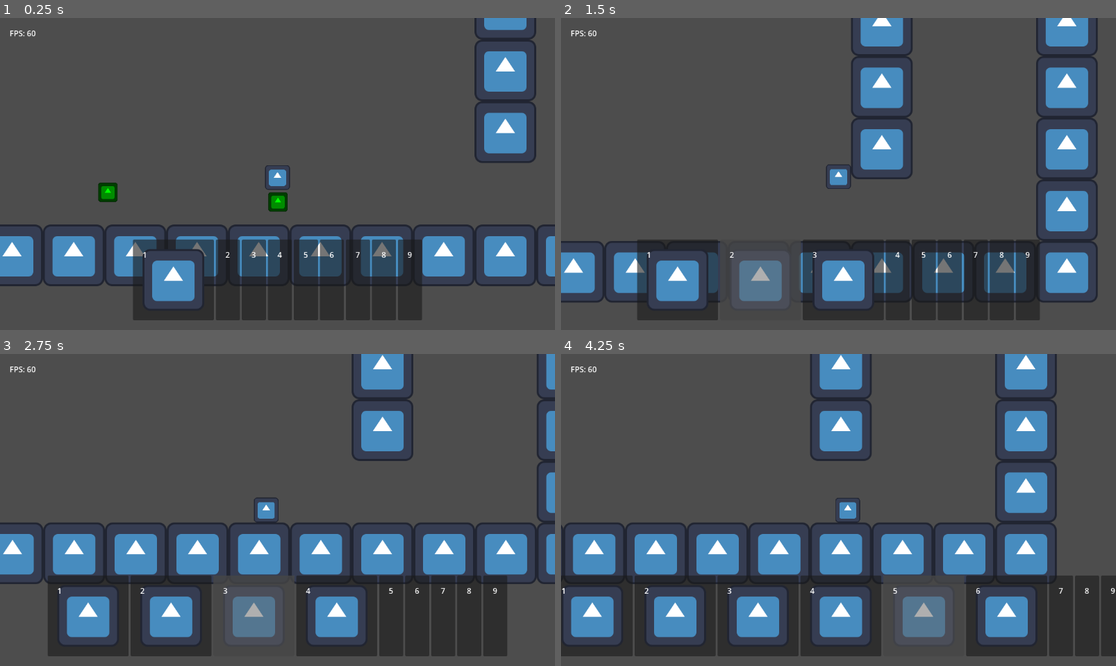
Above: before the commit, frames 1-4 (two rows, left to right).
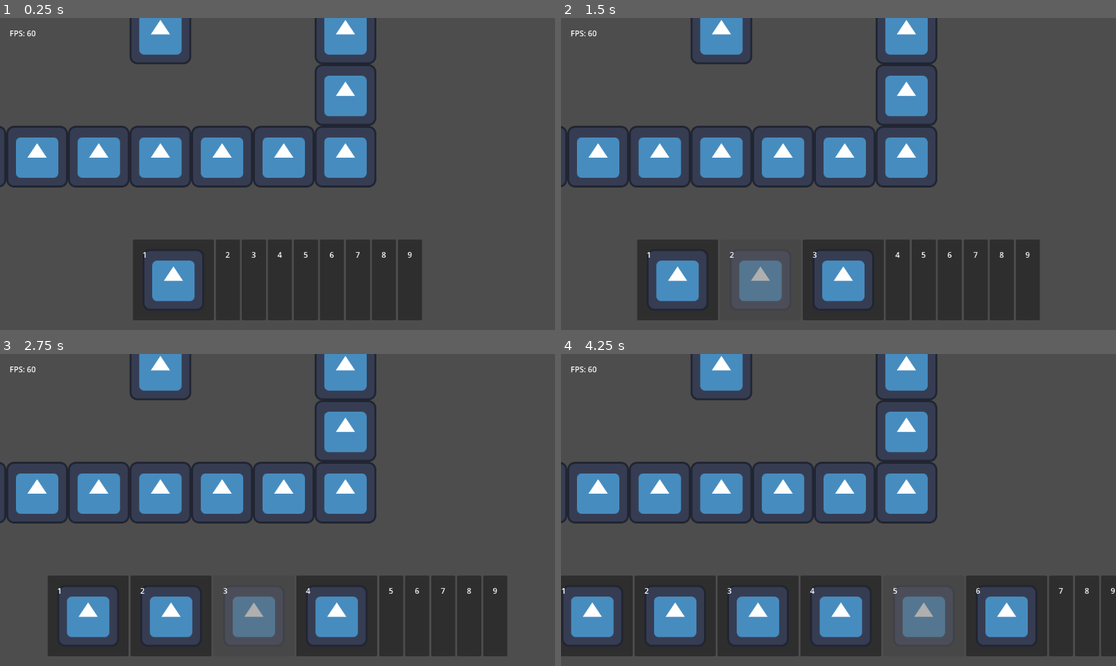
Above: after the commit, the same moments.

Repository: TheHumanMRP/RPG-Life-Tracker
Game: Godot game, scene res://Folders/Systems/Main/Scenes/main_scene.tscn
Two runs of this game, one before a commit and one after it. Both use one fixed random seed, a clock stepped at 60 frames per second and the inputs below. The engine's default icon, where the game draws it, is replaced by a stand-in: a white triangle on a blue panel in a dark square.
Inputs (mouse positions are in pixels of both pictures, inside the frame that each line leads up to):
- Up to frame 1 (0.25 s): no input
- Up to frame 2 (1.5 s): move the mouse to (733, 280) at 0.52 s; hold D (move_right) from 0.53 s (still down); tap I (add_test_sword) at 0.6, 1.35 s; click (733, 280) at 0.67 s; tap Space (jump) at 0.77 s; move the mouse to (788, 280) at 1.27 s; click (788, 280) at 1.42 s
- Up to frame 3 (2.75 s): tap Space (jump) at 1.52 s; move the mouse to (283, 616) at 2.02 s; release D (move_right) at 2.03 s; hold A (move_left) from 2.03 s (still down); tap I (add_test_sword) at 2.1 s; click (283, 616) at 2.17 s
- Up to frame 4 (4.25 s): move the mouse to (899, 616) at 2.77 s; release A (move_left) at 2.78 s; hold D (move_right) from 2.78 s (still down); tap I (add_test_sword) at 2.85, 3.6 s; click (899, 616) at 2.92 s; tap Space (jump) at 3.02, 3.77 s; move the mouse to (949, 616) at 3.52 s; click (949, 616) at 3.67 s

The runs differ from the first frame. In frame 1, 24% of the frame differs, in the area x 0-100%, y 0-86%; in frame 2, 23%; in frame 3, 24%; in frame 4, 26%, in the area x 0-90%, y 0-74%.
Error after the commit: Parse Error: Could not parse global class "MovementComponent" from "res://Folders/Components/movement_component.gd". (res://Folders/Systems/Player/player.gd:17)

Commit message:
Auto commit at 2026-07-08 16:44:49

Diff:
--- a/Folders/Components/movement_component.gd
+++ b/Folders/Components/movement_component.gd
@@ -11,6 +11,7 @@
 @export var gravity := 1000.0
 @export var wall_jump_force: float = 1000.0
 @export var wall_jump: bool = true
+@export var
 
 @export var coyote_time = 0.12
 
